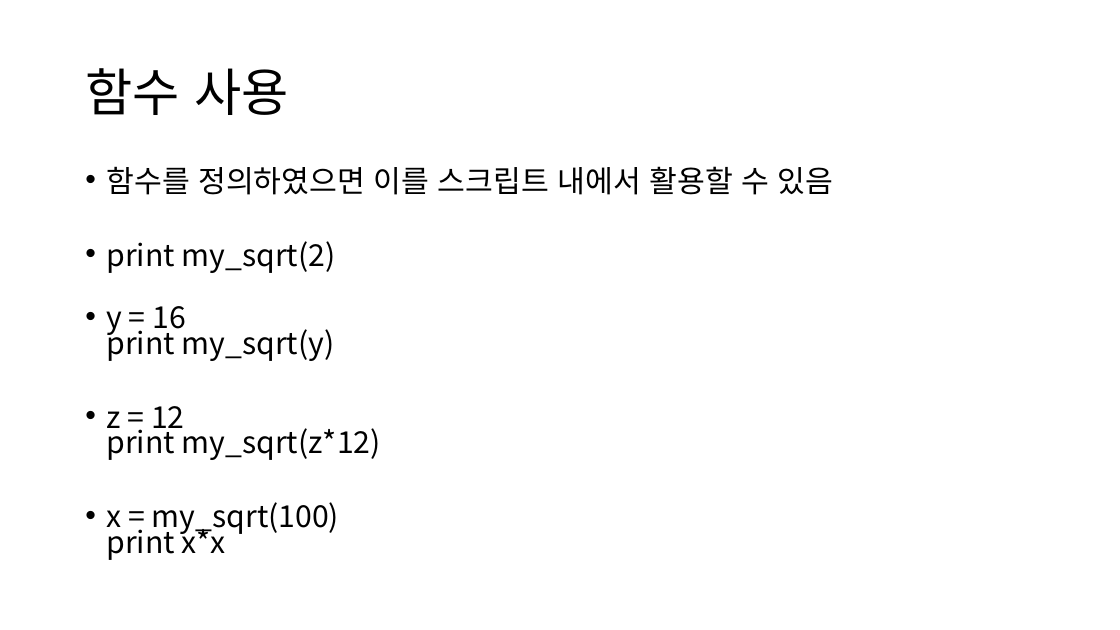
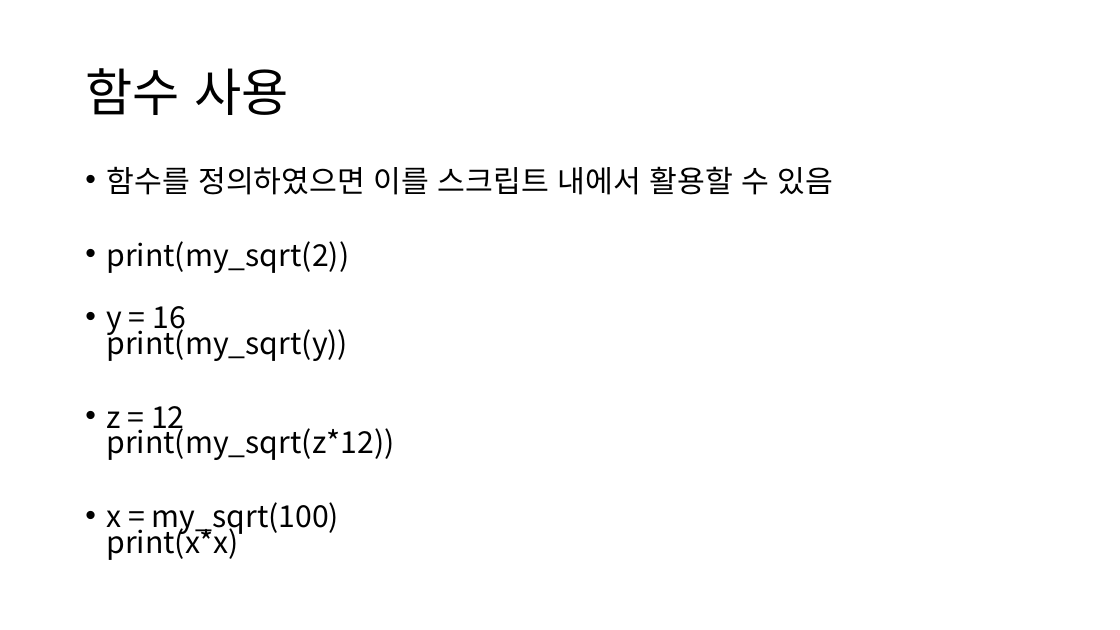
Before and after one commit to ksublee/SPuP, a slide deck: slide 5 of ppt/Python_4_함수.pptx. Drawn at 1120x630 pixels with LibreOffice and Linux fonts; fonts in the diff are those of the drawing. Boxes give left, top, right and bottom in pixels: in the first picture for what was removed or moved away, otherwise in the second. Text is boxed around its words. In the diff, an @@ line names an element or a change of style, - is before the commit and + after.

```diff
--- a/ppt/Python_4_함수.pptx
+++ b/ppt/Python_4_함수.pptx
@@ text at [106, 241, 394, 560]: text changed @@
-• print my_sqrt(2)
-• y = 16
-  print my_sqrt(y)
-• z = 12
-  print my_sqrt(z*12)
-• x = my_sqrt(100)
-  print x*x
+• print(my_sqrt(2))
+• y = 16
+  print(my_sqrt(y))
+• z = 12
+  print(my_sqrt(z*12))
+• x = my_sqrt(100)
+  print(x*x)
```
Also in this commit, not shown: 4 other slides changed, 1 slide removed, 9 other files.
